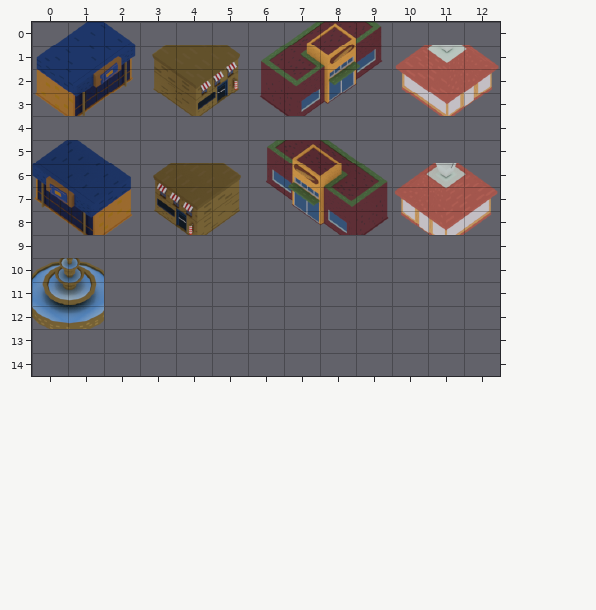
Two versions of a level (Tiled map, resources/RamiroGraphics/officialMap/buildings.tmx). This is how it looked before the edit.
Cells are 64x42 px. Shown: x 0..12, y 0..14.
New version:
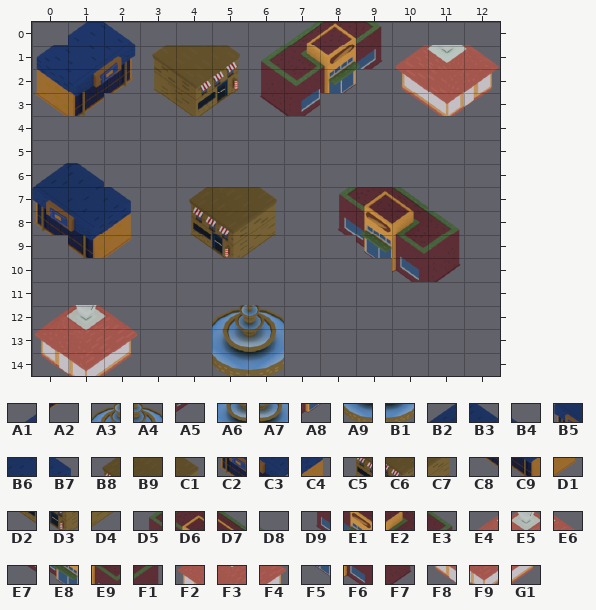
Key: from "mapSpritesfinal": A1 178, A2 228, A3 300, A4 301, A5 308, A6 316, A7 317, A8 323, A9 332, B1 333, B2 371, B3 372, B4 373, B5 387, B6 388, B7 389, B8 391, B9 392, C1 393, C2 403, C3 404, C4 405, C5 407, C6 408, C7 409, C8 419, C9 420, D1 421, D2 423, D3 424, D4 425, D5 465, D6 466, D7 467, D8 468, D9 481, E1 482, E2 483, E3 484, E4 486, E5 487, E6 488, E7 497, E8 498, E9 499, F1 500, F2 502, F3 503, F4 504, F5 514, F6 515, F7 516, F8 518, F9 519, G1 520.
__ is an empty cell.
Change:
Layer "Tile Layer 1":
y 0: x 0 A1 -> __
y 2: x 9 A5 -> __
y 3: x 2 A2 -> __; x 8 A8 -> __
y 5: x 0..2 B2 B3 B4 -> __ __ __; x 6..9 D5 D6 D7 D8 -> __ __ __ __
y 6: x 0..12 B5 B6 B7 B8 B9 C1 D9 E1 E2 E3 E4 E5 E6 -> B2 B3 __ __ __ __ __ __ __ __ __ __ __
y 7: x 0..12 C2 C3 C4 C5 C6 C7 E7 E8 E9 F1 F2 F3 F4 -> B5 B6 B7 __ B8 B9 C1 __ D5 D6 D7 __ __
y 8: x 0..12 C8 C9 D1 D2 D3 D4 __ F5 F6 F7 F8 F9 G1 -> C2 C3 C4 __ C5 C6 C7 __ D9 E1 E2 E3 __
y 9: x 1..2 __ __ -> C9 D1; x 4..6 __ __ __ -> D2 D3 D4; x 9..11 __ __ __ -> E8 E9 F1
y 10: x 0..1 A3 A4 -> __ __; x 10..11 __ __ -> F6 F7
y 11: x 0..1 A6 A7 -> __ __
y 12: x 0..2 A9 B1 __ -> E4 E5 E6; x 5..6 __ __ -> A3 A4
y 13: x 0..2 __ __ __ -> F2 F3 F4; x 5..6 __ __ -> A6 A7
y 14: x 0..2 __ __ __ -> F8 F9 G1; x 5..6 __ __ -> A9 B1
